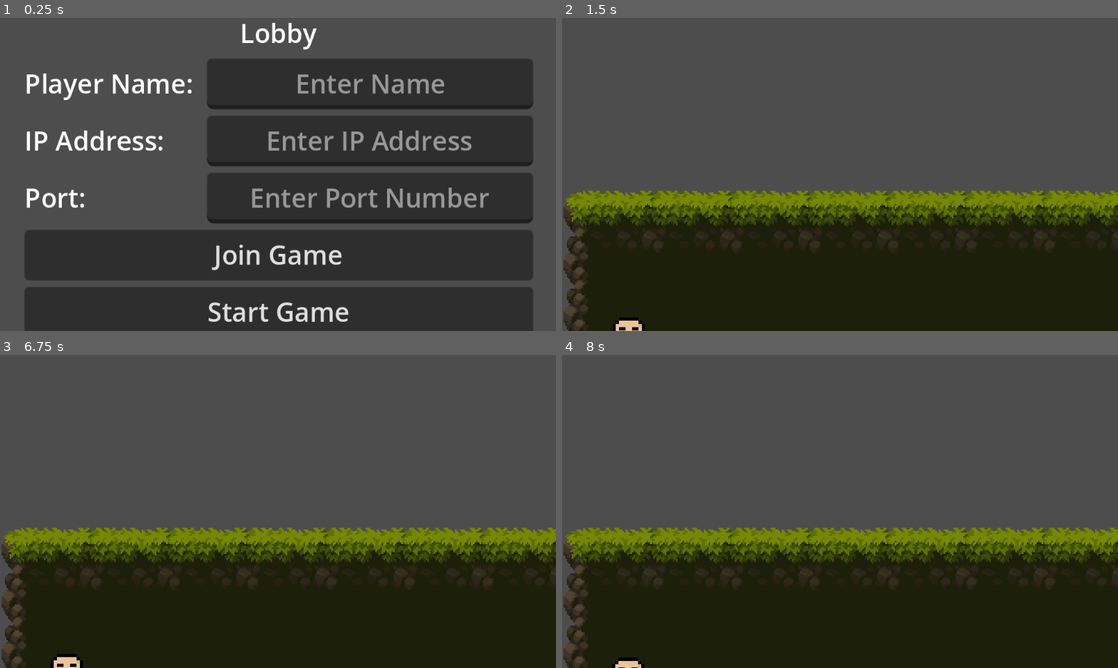
Above: before the commit, frames 1-4 (two rows, left to right).
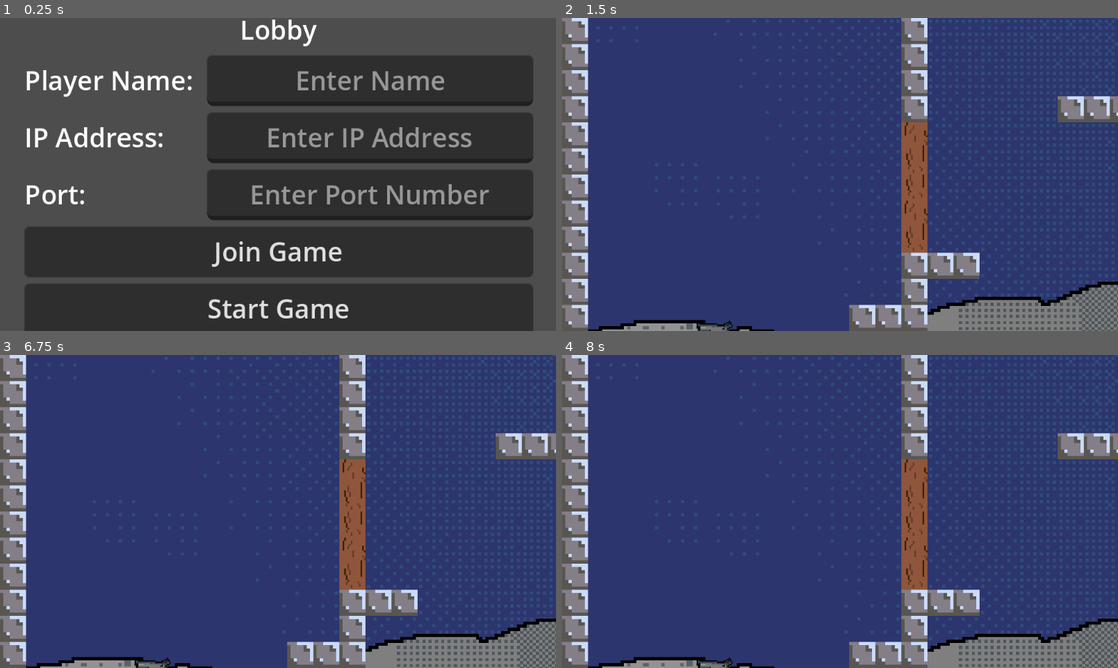
Above: after the commit, the same moments.

Repository: Flipfloppm/jump-n-gun
Game: Godot game, scene res://ClientLobby/lobby.tscn
Same seed, same stepped clock (60 frames per second), same inputs: the game is played once before the commit and once after it. This scene is started directly instead of the project's main scene.
Inputs (mouse positions are in pixels of both pictures, inside the frame that each line leads up to):
- Up to frame 1 (0.25 s): no input
- Up to frame 2 (1.5 s): click (928, 83) at 0.52 s; type "Alex" at 0.6 s; click (928, 140) at 0.75 s; type "12" at 0.83 s; click (928, 199) at 0.98 s; type "12" at 1.07 s; click "Start Game" at 1.25 s
- Up to frame 3 (6.75 s): tap Enter at 2, 3.5, 5 s; move the mouse to (400, 495) at 2.02 s; hold D (right) 2.03-3.53 s; click (400, 495) at 2.1 s; tap Space (jump) at 2.27, 2.75, 3.02, 4.25, 4.52, 5.27, 5.75, 6.02 s; move the mouse to (166, 527) at 2.77 s; click (166, 527) at 2.85 s; move the mouse to (333, 442) at 3.52 s; hold A (left) 3.53-4.28 s; click (333, 442) at 3.6 s; move the mouse to (250, 574) at 4.27 s; hold D (right) 4.28-5.78 s; click (250, 574) at 4.35 s; move the mouse to (444, 558) at 5.02 s; click (444, 558) at 5.1 s; move the mouse to (111, 464) at 5.77 s; hold A (left) 5.78-6.53 s; click (111, 464) at 5.85 s; move the mouse to (305, 511) at 6.52 s; hold D (right) from 6.53 s (still down); click (305, 511) at 6.6 s
- Up to frame 4 (8 s): move the mouse to (756, 433) at 7.27 s; release D (right) at 7.28 s; hold A (left) from 7.28 s (still down); click (756, 433) at 7.35 s; tap Space (jump) at 7.52 s

The runs differ from the first frame. In frame 1, 11% of the frame differs, in the area x 4-96%, y 0-98%; in frame 2, 98%, in the area x 0-100%, y 0-100%; in frame 3, 98%; in frame 4, 98%.

Commit message:
Make tutorial scene auto spawn 2 players They are not synced yet

Diff:
--- a/ClientLobby/lobby.gd
+++ b/ClientLobby/lobby.gd
@@ -1,6 +1,6 @@
 extends Control
 
-@onready var server = $Server
+@onready var server = $CenterContainer/VBoxContainer/Server
 @onready var player_name = $CenterContainer/VBoxContainer/GridContainer/NameEdit
 @onready var selected_IP = $CenterContainer/VBoxContainer/GridContainer/IPEdit
 @onready var selected_port = $CenterContainer/VBoxContainer/GridContainer/PortEdit
@@ -15,7 +15,7 @@
 func connected_to_server():
 	print("connected to server")
 	# call register info on the server first
-	#register_player_info.rpc_id(1, $PlayerNameTextBox.text, multiplayer.get_unique_id())
+	register_player_info.rpc_id(1, player_name.text, multiplayer.get_unique_id())
 
 # this gets called only by clients
 func connection_failed():
@@ -26,6 +26,7 @@
 	selected_port.text = str(host_info[0])
 	selected_IP.text = str(host_info[1])
 	joinBtn.disabled = true
+	register_player_info(player_name.text, multiplayer.get_unique_id())
 
 func _on_join_btn_pressed():
 	print("join pressed")
@@ -38,7 +39,21 @@
 
 @rpc("any_peer", "call_local")
 func start_game():
-	var start_scene = load("res://Levels/test_level.tscn").instantiate()
+	var start_scene = load("res://Levels/tutorial_level.tscn").instantiate()
 	get_tree().root.add_child(start_scene)
 	print("started game" + str(multiplayer.get_unique_id()))
 	self.hide()
+
+@rpc("any_peer")
+func register_player_info(player_name, id):
+	if not GameManager.PLAYERS.has(id):
+		GameManager.PLAYERS[id] = {
+			"name":player_name,
+			"id":id,
+			"score": 0
+		}
+	# after the server received the connected player's info, the server broadcast
+	# the info to the other players.
+	if multiplayer.is_server():
+		for playerID in GameManager.PLAYERS:
+			register_player_info.rpc(GameManager.PLAYERS[playerID].name, playerID)
--- a/ClientLobby/lobby.tscn
+++ b/ClientLobby/lobby.tscn
@@ -87,15 +87,24 @@
 layout_mode = 2
 text = "Start Game"
 
-[node name="Server" parent="." instance=ExtResource("1_73qnq")]
-layout_mode = 1
-offset_left = 499.0
-offset_top = 435.0
-offset_right = -496.0
-offset_bottom = -169.0
+[node name="Server" parent="CenterContainer/VBoxContainer" instance=ExtResource("1_73qnq")]
+layout_mode = 2
+
+[node name="HostGame" parent="CenterContainer/VBoxContainer/Server" index="0"]
+anchors_preset = 7
+anchor_left = 0.5
+anchor_top = 1.0
+anchor_right = 0.5
+anchor_bottom = 1.0
+offset_left = -77.0
+offset_top = 5.0
+offset_right = 77.0
+offset_bottom = 47.0
+grow_horizontal = 2
+grow_vertical = 0
 
 [connection signal="pressed" from="CenterContainer/VBoxContainer/JoinBtn" to="." method="_on_join_btn_pressed"]
 [connection signal="pressed" from="CenterContainer/VBoxContainer/StartGameBtn" to="." method="_on_start_game_btn_pressed"]
-[connection signal="pressed" from="Server/HostGame" to="." method="_on_host_game_pressed"]
+[connection signal="pressed" from="CenterContainer/VBoxContainer/Server/HostGame" to="." method="_on_host_game_pressed"]
 
-[editable path="Server"]
+[editable path="CenterContainer/VBoxContainer/Server"]
--- /dev/null
+++ b/Levels/tutorial_level.gd
@@ -0,0 +1,18 @@
+extends Node2D
+
+@export var PLAYERSCENE: PackedScene
+
+# Called when the node enters the scene tree for the first time.
+func _ready():
+	print("level ready")
+	var index = 0
+	print(str(GameManager.PLAYERS))
+	for i in GameManager.PLAYERS:
+		var cur_player = PLAYERSCENE.instantiate()
+		cur_player.name = str(GameManager.PLAYERS[i].id)
+		add_child(cur_player)
+		for spawn_position in get_tree().get_nodes_in_group("PlayerSpawnPosition"):
+			if spawn_position.name == str(index):
+				cur_player.global_position = spawn_position.global_position
+				print("spawned 1 player: " + str(multiplayer.get_unique_id()) + "at: " + str(index))
+		index += 1
--- a/Levels/tutorial_level.tscn
+++ b/Levels/tutorial_level.tscn
@@ -1,10 +1,11 @@
-[gd_scene load_steps=18 format=3 uid="uid://c253cc2bek6xf"]
+[gd_scene load_steps=19 format=3 uid="uid://dx2dup1o6g6ch"]
 
 [ext_resource type="Texture2D" uid="uid://bsigt7n3mxr1i" path="res://Art/Parallax/justsky.png" id="1_4o4e4"]
+[ext_resource type="Script" path="res://Levels/tutorial_level.gd" id="1_phqsw"]
 [ext_resource type="Texture2D" uid="uid://c8lkberygf4ow" path="res://Art/Parallax/cloud3.png" id="2_e1jst"]
 [ext_resource type="PackedScene" uid="uid://pxa5tmuyeak5" path="res://Characters/player.tscn" id="2_ednqv"]
 [ext_resource type="PackedScene" uid="uid://bivf6f0vhnphu" path="res://Items/pistol.tscn" id="3_3edgi"]
-[ext_resource type="PackedScene" uid="uid://brwfur3esdpq0" path="res://Levels/camera_2d.tscn" id="3_sldjp"]
+[ext_resource type="PackedScene" path="res://Levels/camera_2d.tscn" id="3_sldjp"]
 [ext_resource type="Texture2D" uid="uid://cdkvg1oapnr25" path="res://Art/Parallax/cloud1.png" id="3_wnv32"]
 [ext_resource type="Texture2D" uid="uid://dyrghk3mw2sk3" path="res://Art/LevelTiles/metal-block-8.png" id="4_bsj7e"]
 [ext_resource type="Texture2D" uid="uid://dldq0513v6icp" path="res://Art/Parallax/cloud2.png" id="4_tjhv5"]
@@ -92,6 +93,8 @@
 sources/3 = SubResource("TileSetAtlasSource_5f4w6")
 
 [node name="TutorialLevel" type="Node2D"]
+script = ExtResource("1_phqsw")
+PLAYERSCENE = ExtResource("2_ednqv")
 
 [node name="ParallaxBackground" type="ParallaxBackground" parent="."]
 
@@ -159,5 +162,13 @@
 offset_right = 40.0
 offset_bottom = 23.0
 
+[node name="SpawnLocations" type="Node2D" parent="."]
+
+[node name="0" type="Node2D" parent="SpawnLocations" groups=["PlayerSpawnPosition"]]
+position = Vector2(188, 96)
+
+[node name="1" type="Node2D" parent="SpawnLocations" groups=["PlayerSpawnPosition"]]
+position = Vector2(398, 165)
+
 [connection signal="pickedUp" from="Player" to="StaticPistol" method="_on_player_picked_up"]
 [connection signal="body_entered" from="StaticPistol" to="Player" method="_on_pistol_body_entered"]
--- /dev/null
+++ b/game_manager.gd
@@ -0,0 +1,3 @@
+extends Node
+
+var PLAYERS = {}
--- a/project.godot
+++ b/project.godot
@@ -14,6 +14,10 @@
 run/main_scene="res://Levels/tutorial_level.tscn"
 config/features=PackedStringArray("4.2", "Forward Plus")
 config/icon="res://icon.svg"
+
+[autoload]
+
+GameManager="*res://game_manager.gd"
 
 [display]
 
